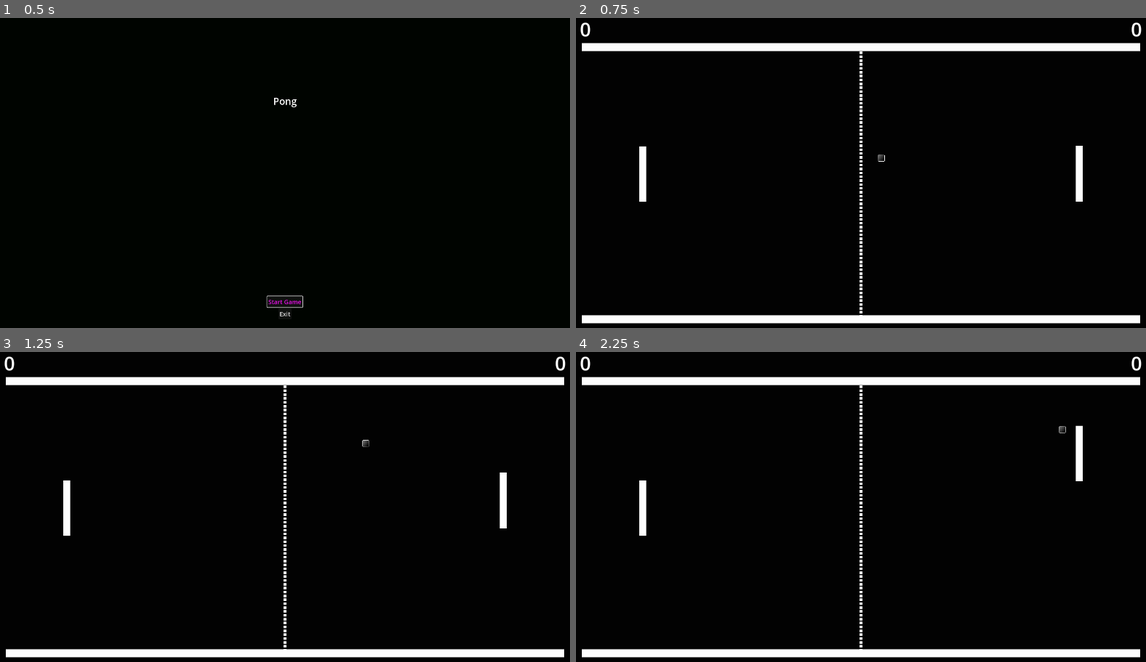
Above: before the commit, frames 1-4 (two rows, left to right).
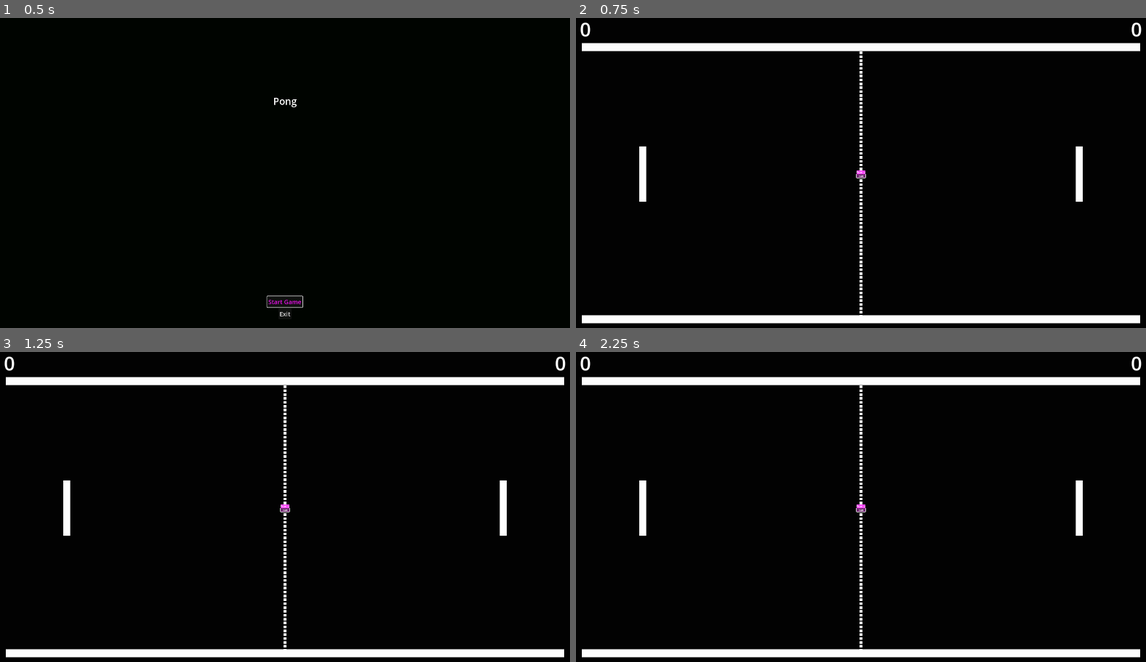
Above: after the commit, the same moments.

Repository: kuri-majo/pong
Game: Godot game, scene res://scenes/main_menu.tscn
The game is run twice, just before and just after one commit, with the same random seed, the same clock (stepped at 60 frames per second) and the same inputs.
Inputs (mouse positions are in pixels of both pictures, inside the frame that each line leads up to):
- Up to frame 1 (0.5 s): no input
- Up to frame 2 (0.75 s): click "Start Game" at 0.5 s
- Up to frame 3 (1.25 s): no input
- Up to frame 4 (2.25 s): click (861, 510) at 1.25 s, where only the run after the commit has a clickable "Start"; click (861, 510) at 2 s, where only the run after the commit has a clickable "Start"

Frame 1 is identical in both runs. In frame 2, less than 0.1% of the frame differs, in the area x 49-89%, y 41-52%; in frame 3, 0.1%; in frame 4, 0.5%, in the area x 49-89%, y 23-60%.

Commit message:
pause menu

Diff:
--- a/project.godot
+++ b/project.godot
@@ -46,6 +46,11 @@
 "events": [Object(InputEventKey,"resource_local_to_scene":false,"resource_name":"","device":-1,"window_id":0,"alt_press …(182 unchanged characters)…
 ]
 }
+action_key={
+"deadzone": 0.5,
+"events": [Object(InputEventKey,"resource_local_to_scene":false,"resource_name":"","device":-1,"window_id":0,"alt_pressed":false,"shift_pressed":false,"ctrl_pressed":false,"meta_pressed":false,"pressed":false,"keycode":0,"physical_keycode":32,"key_label":0,"unicode":32,"echo":false,"script":null)
+]
+}
 
 [rendering]
 
--- a/scenes/main.tscn
+++ b/scenes/main.tscn
@@ -10,6 +10,7 @@
 [ext_resource type="Texture2D" uid="uid://bvkwxdl12182v" path="res://assets/line.png" id="9_7tywe"]
 [ext_resource type="PackedScene" uid="uid://c2jllfue03nkn" path="res://scenes/score_display.tscn" id="10_3urg8"]
 [ext_resource type="PackedScene" uid="uid://cmsbr0sd3n8ta" path="res://scenes/out_zone.tscn" id="10_d3o00"]
+[ext_resource type="PackedScene" uid="uid://xwxh1qoseyvy" path="res://scenes/pause_menu.tscn" id="11_pixuw"]
 
 [node name="Main" type="Node2D"]
 script = ExtResource("1_bson1")
@@ -60,5 +61,8 @@
 
 [node name="ScoreDisplay" parent="." instance=ExtResource("10_3urg8")]
 
+[node name="PauseMenu" parent="." instance=ExtResource("11_pixuw")]
+
+[connection signal="pause_game" from="." to="PauseMenu" method="_on_main_pause_game"]
 [connection signal="point_scored" from="LeftOutZone" to="." method="_on_enemy_point_scored"]
 [connection signal="point_scored" from="RightOutZone" to="." method="_on_player_point_scored"]
--- /dev/null
+++ b/scenes/pause_menu.tscn
@@ -0,0 +1,50 @@
+[gd_scene load_steps=2 format=3 uid="uid://xwxh1qoseyvy"]
+
+[ext_resource type="Script" path="res://scripts/pause_menu.gd" id="1_gv854"]
+
+[node name="PauseMenu" type="Control"]
+process_mode = 2
+layout_mode = 3
+anchors_preset = 15
+anchor_right = 1.0
+anchor_bottom = 1.0
+grow_horizontal = 2
+grow_vertical = 2
+script = ExtResource("1_gv854")
+
+[node name="MarginContainer" type="MarginContainer" parent="."]
+layout_mode = 1
+anchors_preset = 15
+anchor_right = 1.0
+anchor_bottom = 1.0
+grow_horizontal = 2
+grow_vertical = 2
+theme_override_constants/margin_left = 300
+theme_override_constants/margin_top = 300
+theme_override_constants/margin_right = 300
+theme_override_constants/margin_bottom = 300
+
+[node name="ColorRect" type="ColorRect" parent="MarginContainer"]
+layout_mode = 2
+color = Color(1, 0.286275, 1, 1)
+
+[node name="QuitPauseButtonVBox" type="VBoxContainer" parent="MarginContainer"]
+unique_name_in_owner = true
+layout_mode = 2
+size_flags_horizontal = 4
+size_flags_vertical = 4
+
+[node name="Label" type="Label" parent="MarginContainer/QuitPauseButtonVBox"]
+process_mode = 2
+layout_mode = 2
+theme_override_font_sizes/font_size = 20
+text = "Pausing"
+horizontal_alignment = 1
+vertical_alignment = 1
+
+[node name="QuitPauseButton" type="Button" parent="MarginContainer/QuitPauseButtonVBox"]
+process_mode = 2
+layout_mode = 2
+text = "Start"
+
+[connection signal="pressed" from="MarginContainer/QuitPauseButtonVBox/QuitPauseButton" to="." method="_on_quit_pause_button_pressed"]
--- a/scripts/main.gd
+++ b/scripts/main.gd
@@ -2,6 +2,8 @@
 
 var player_points = 0
 var enemy_points = 0
+
+signal pause_game
 
 @onready var player_paddle = $PlayerPaddle
 @onready var enemy_paddle = $EnemyPaddle
@@ -48,3 +50,5 @@
 	ball.global_position = Vector2.ZERO
 	ball.velocity = Vector2.ZERO
 	ball.start_ball()
+	pause_game.emit()
+	get_tree().paused = true
--- /dev/null
+++ b/scripts/pause_menu.gd
@@ -0,0 +1,15 @@
+extends Control
+
+@onready var vbox = %QuitPauseButtonVBox
+
+func _ready():
+	show()
+	if vbox:  # is there a reference to the vbox?
+		var button: Button = vbox.get_child(1)  # get first element
+		if button is Button:
+			button.grab_focus()
+
+
+func _on_quit_pause_button_pressed():
+	hide()
+	get_tree().paused = false
Not shown: 1 places in scenes/main.tscn that only renumber resources
